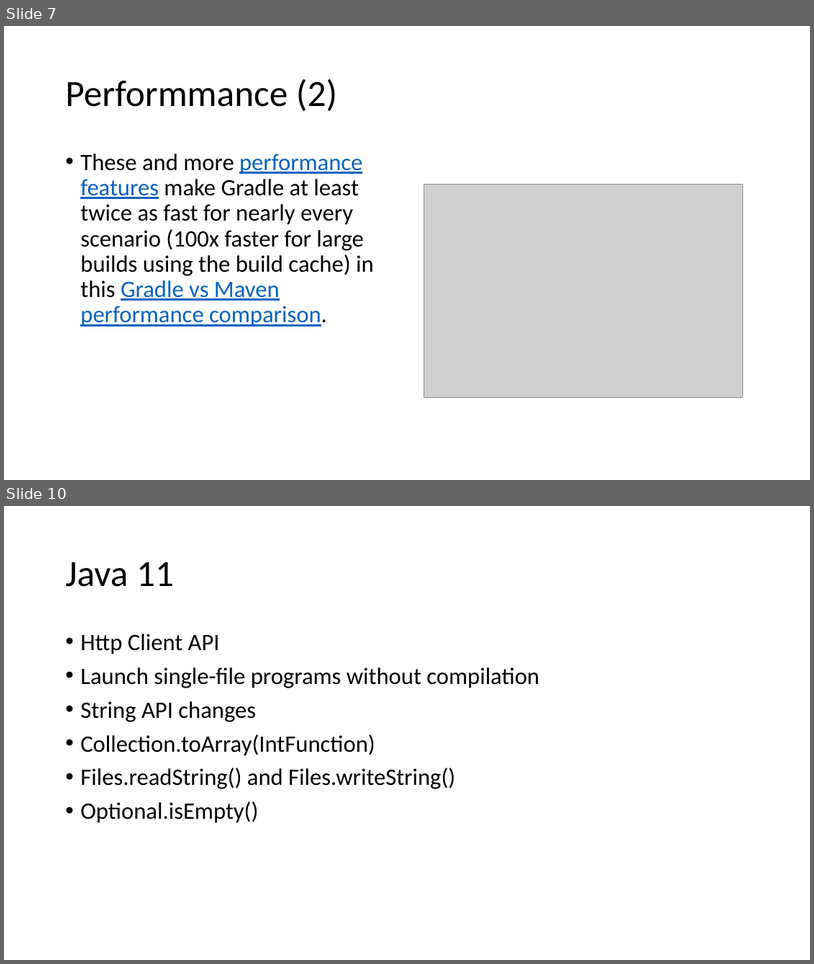
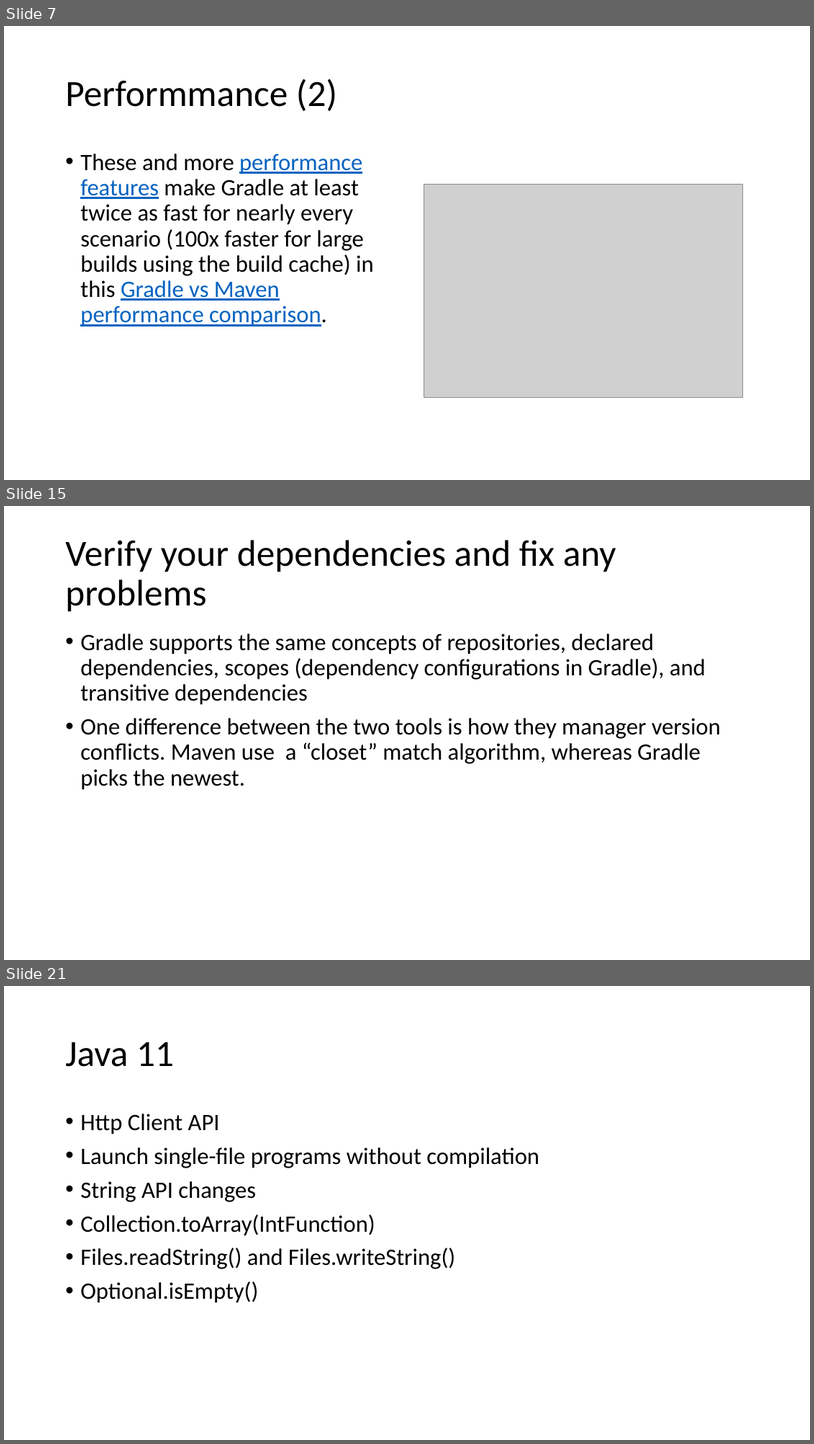
Before and after one commit to dangnh16/timebird-objective, a slide deck: Gradle and java 11.pptx. Shown one above the other, each under a label of ours: slides 7 and 10 before the commit, slides 7, 15 and 21 after it; the slides between them are not shown. The pictures are 814x964 and 814x1444 pixels, drawn with LibreOffice and Linux fonts; fonts in the diff are those of the drawing; grey boxes stand for pictures. Boxes give left, top, right and bottom in pixels: in the first picture for what was removed or moved away, otherwise in the second. Text is boxed around its words. In the diff, an @@ line names an element or a change of style, - is before the commit and + after.

```diff
--- a/Gradle and java 11.pptx
+++ b/Gradle and java 11.pptx
@@ slide 15 added at box(4, 506, 810, 960), background #FFFFFF @@
@@ title added at box(65, 540, 617, 612), 44 pt, text #000000 @@
+Verify your dependencies and fix any problems
@@ text added at box(80, 633, 721, 790), 28 pt, text #000000 @@
+• Gradle supports the same concepts of repositories, declared dependencies, scopes (dependency configurations in Gradle), and transitive dependencies
+• One difference between the two tools is how they manager version conflicts. Maven use a “closet” match algorithm, whereas Gradle picks the newest.
@@ what was slide 10 is now slide 21 @@
```
Also in this commit, not shown: 2 slides changed, 12 other slides added.
